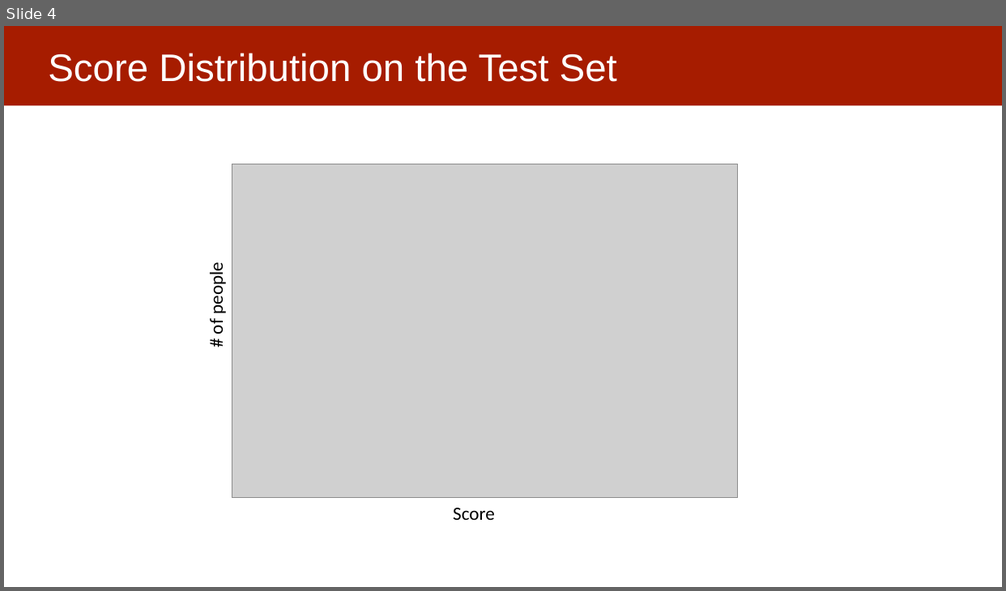
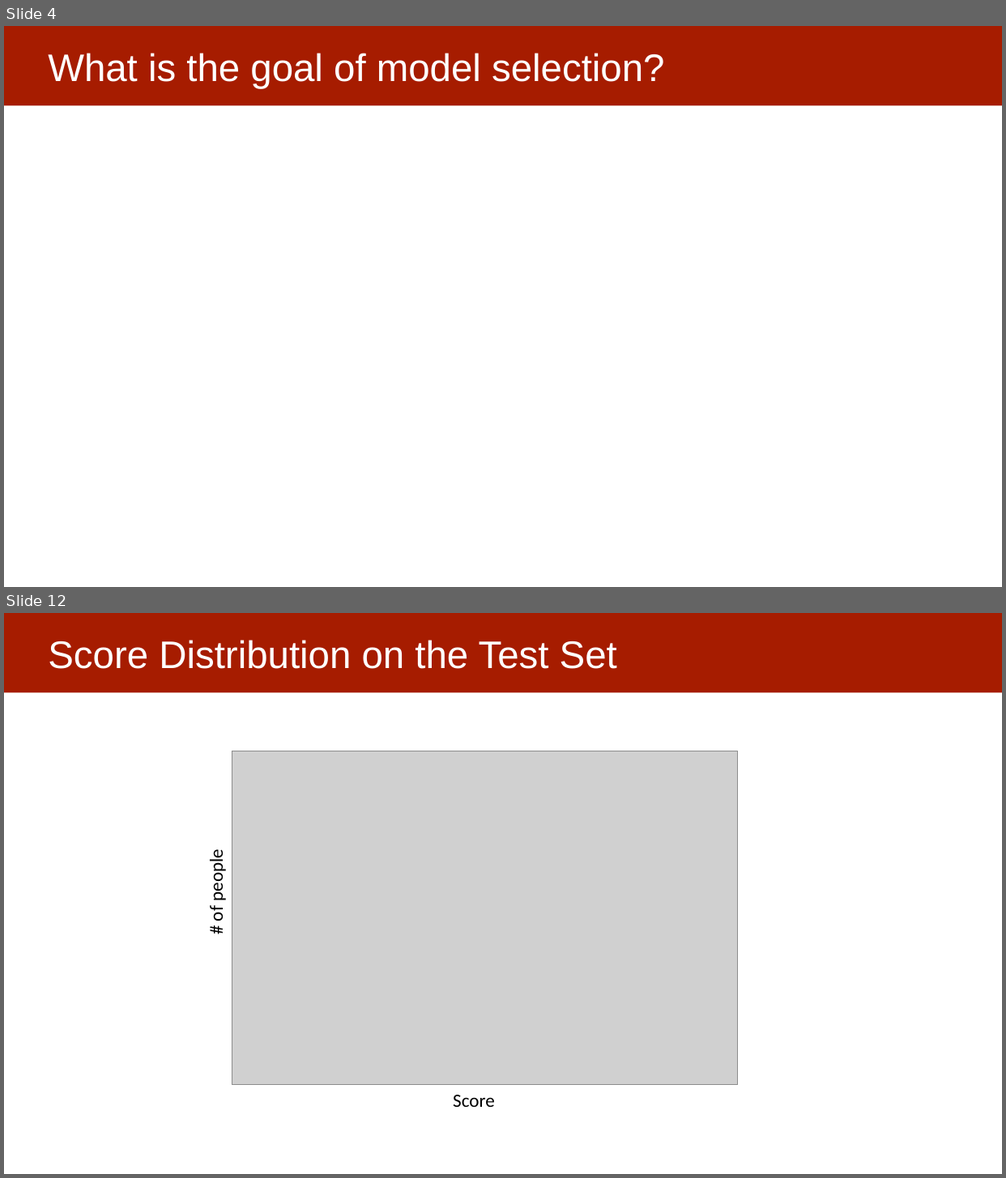
Before and after one commit to dssg/mlforpublicpolicylab, a slide deck: 06 - Performance and Evaluation Pt 1/Model Selection and Validation - Part I.pptx. Shown one above the other, each under a label of ours: slide 4 before the commit, slides 4 and 12 after it; the slides between them are not shown. The pictures are 1006x591 and 1006x1178 pixels, drawn with LibreOffice and Linux fonts; fonts in the diff are those of the drawing; grey boxes stand for pictures. Boxes give left, top, right and bottom in pixels: in the first picture for what was removed or moved away, otherwise in the second. Text is boxed around its words. In the diff, an @@ line names an element or a change of style, - is before the commit and + after.

```diff
--- a/06 - Performance and Evaluation Pt 1/Model Selection and Validation - Part I.pptx
+++ b/06 - Performance and Evaluation Pt 1/Model Selection and Validation - Part I.pptx
@@ slide 4 added at [4,26,1002,587], background #FFFFFF; not listed: 1 template element that a slide beside it also shows @@
@@ title added at [48,53,664,89], 37 pt, text #FFFFFF @@
+What is the goal of model selection?
@@ what was slide 4 is now slide 12 @@
```
Also in this commit, not shown: 3 slides changed, 8 other slides added, 1 slide removed.
